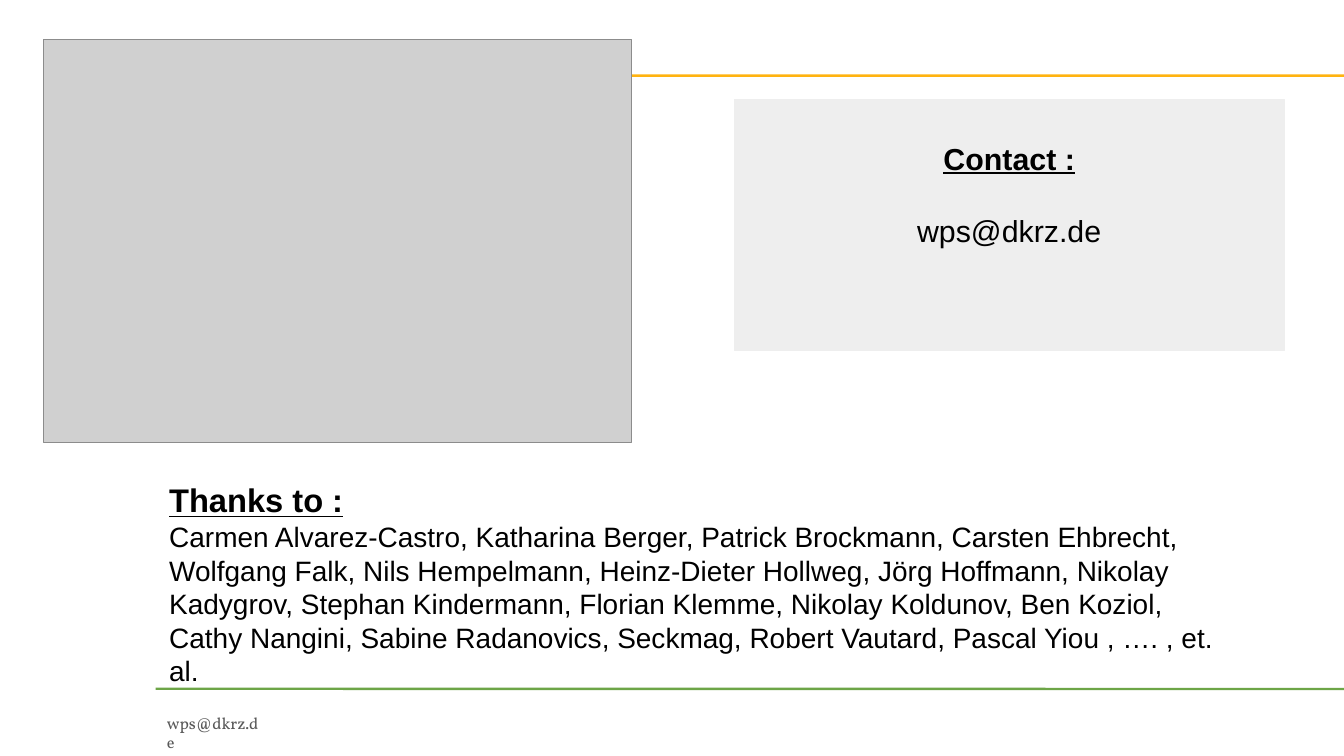
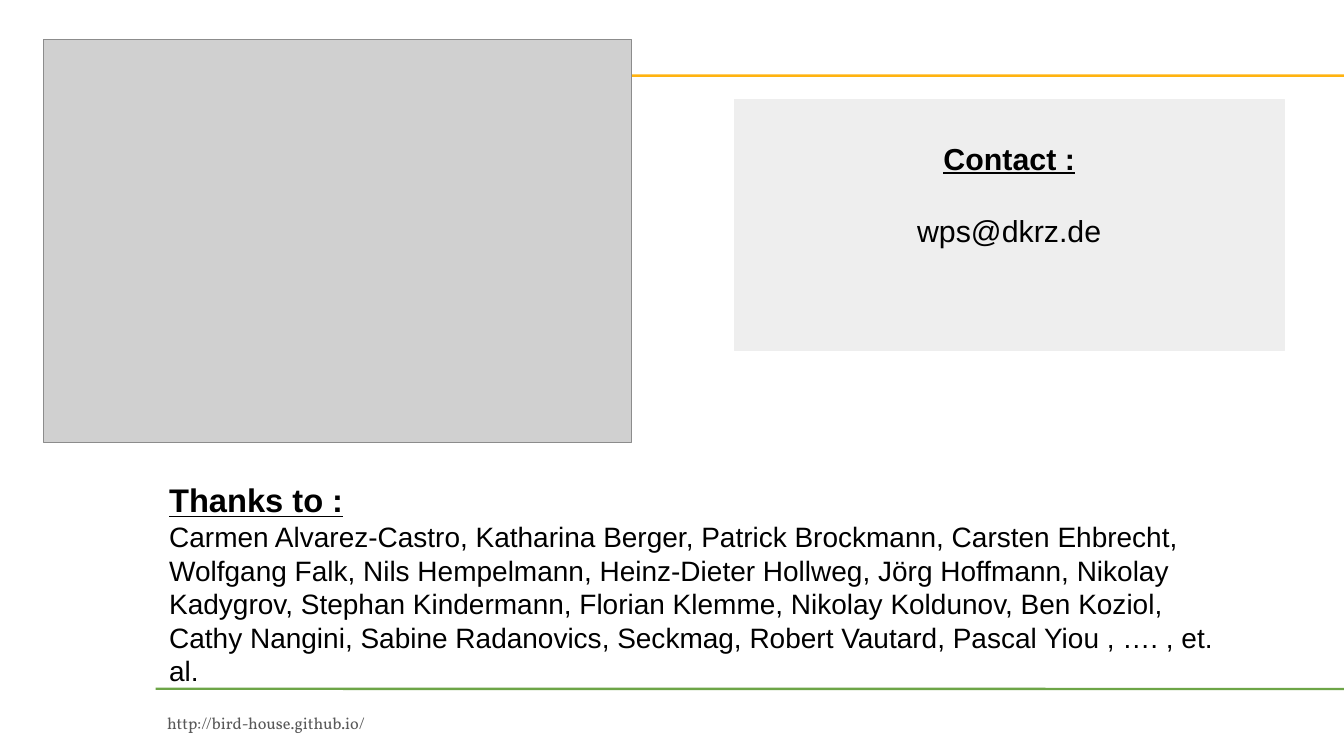
Before and after one commit to bird-house/birdhouse-docs, a slide deck: slide 21 of slides/birdhouse-esgf-f2f-2016/birdhouse-esgf-f2f-2016.odp. Drawn at 1344x756 pixels with LibreOffice and Linux fonts; fonts in the diff are those of the drawing; grey boxes stand for pictures; background and template pictures are left out. Boxes give left, top, right and bottom in pixels: in the first picture for what was removed or moved away, otherwise in the second. Text is boxed around its words. In the diff, an @@ line names an element or a change of style, - is before the commit and + after.

```diff
--- a/slides/birdhouse-esgf-f2f-2016/birdhouse-esgf-f2f-2016.odp
+++ b/slides/birdhouse-esgf-f2f-2016/birdhouse-esgf-f2f-2016.odp
@@ text removed at (x1=167, y1=717, x2=258, y2=733) @@
-wps@dkrz.de
@@ text added at (x1=167, y1=717, x2=365, y2=733), 14 pt, text #595959 @@
+http://bird-house.github.io/
```
Also in this commit, not shown: 22 other slides changed, 1 slide added, 1 slide removed.
